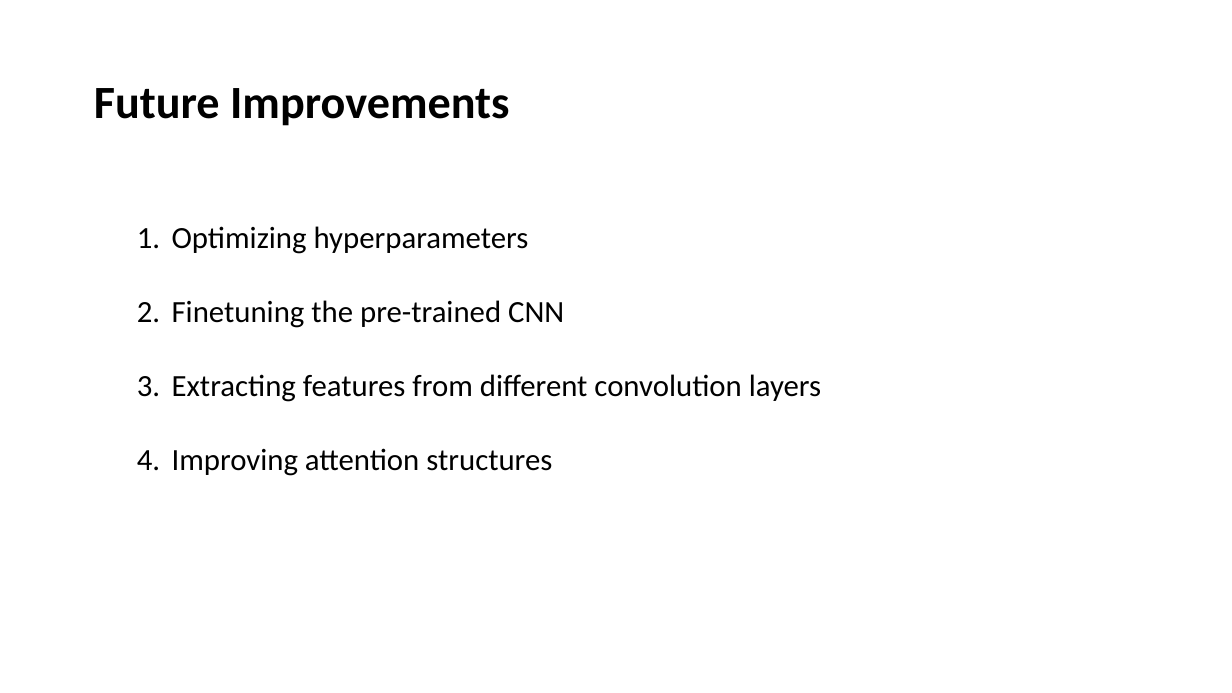
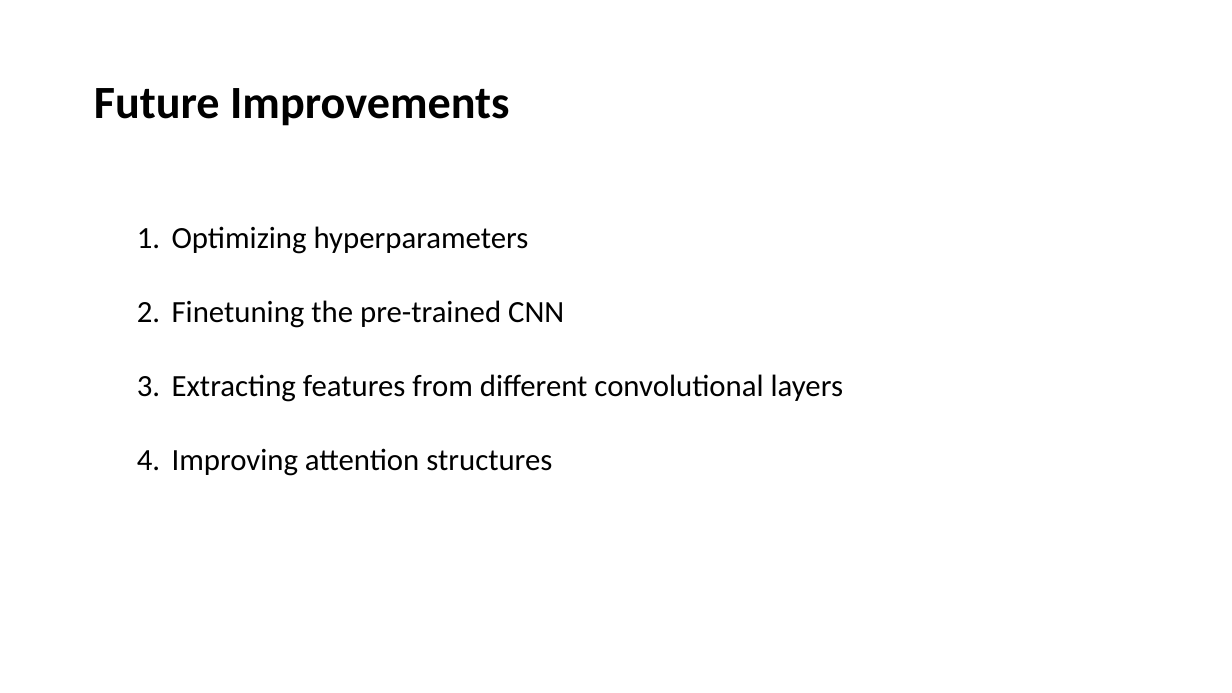
Before and after one commit to miketianchen/MDA_image_captioning, a slide deck: slide 8 of docs/fanli.pptx. Drawn at 1232x693 pixels with LibreOffice and Linux fonts; fonts in the diff are those of the drawing. Boxes give left, top, right and bottom in pixels: in the first picture for what was removed or moved away, otherwise in the second. Text is boxed around its words. In the diff, an @@ line names an element or a change of style, - is before the commit and + after.

Commit message:
Fixed an typo

```diff
--- a/docs/fanli.pptx
+++ b/docs/fanli.pptx
@@ text at (172,374,843,402): text changed @@
-3. Extracting features from different convolution layers
+3. Extracting features from different convolutional layers
```
